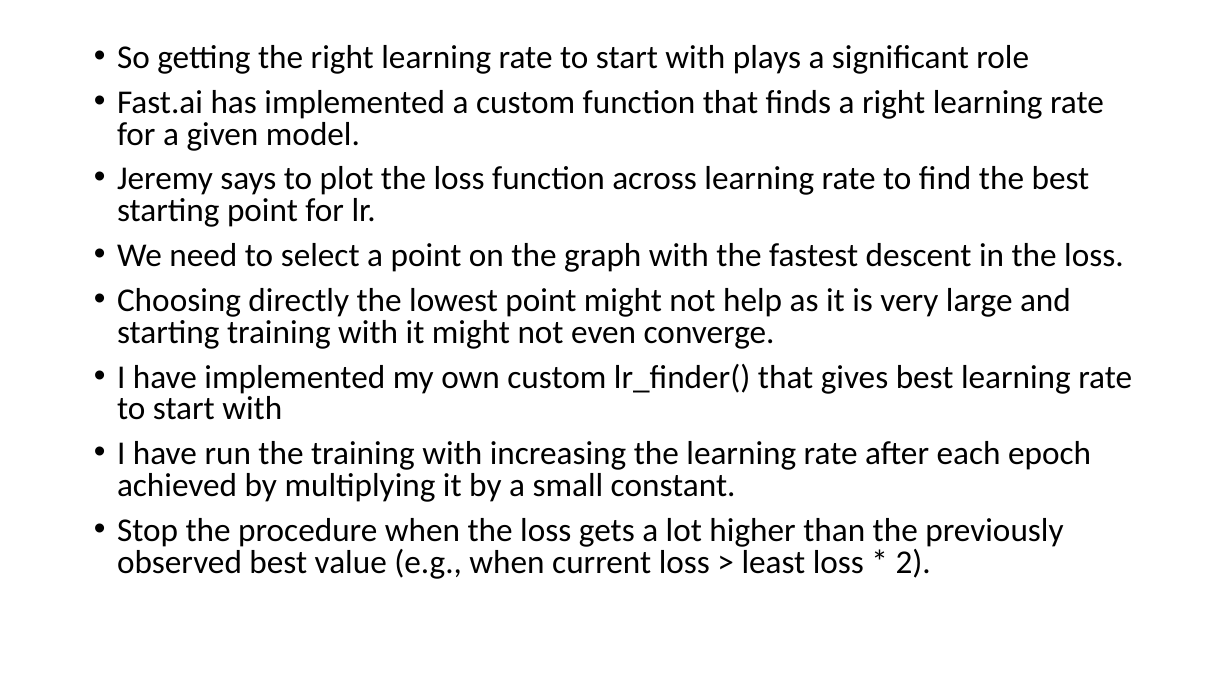
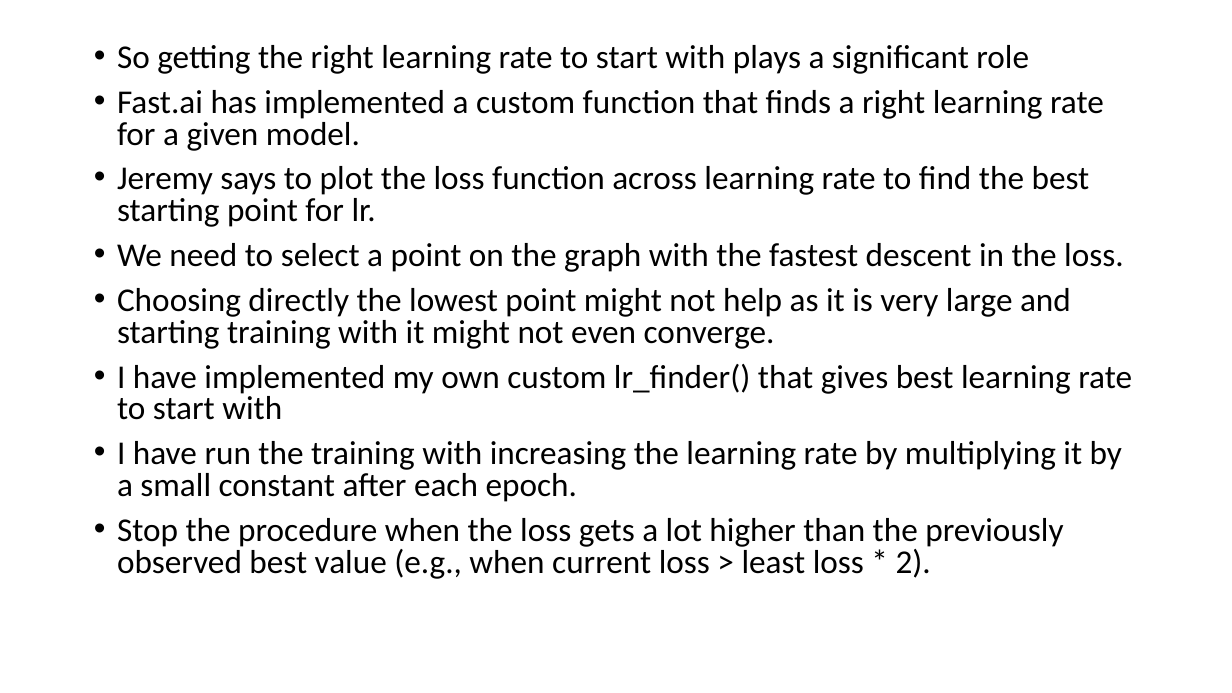
Before and after one commit to chaituValKanO/ImageClassificationUsingTransferLearning, a slide deck: slide 15 of presentation/ImageClassificationusingTransferLearning.pptx. Drawn at 1232x693 pixels with LibreOffice and Linux fonts; fonts in the diff are those of the drawing. Boxes give left, top, right and bottom in pixels: in the first picture for what was removed or moved away, otherwise in the second. Text is boxed around its words. In the diff, an @@ line names an element or a change of style, - is before the commit and + after.

```diff
--- a/presentation/ImageClassificationusingTransferLearning.pptx
+++ b/presentation/ImageClassificationusingTransferLearning.pptx
@@ text at (117, 441, 1122, 502): text changed @@
-• I have run the training with increasing the learning rate after each epoch achieved by multiplying it by a small constant.
+• I have run the training with increasing the learning rate by multiplying it by a small constant after each epoch.
```
Also in this commit, not shown: 6 other slides changed, 3 slides added.
